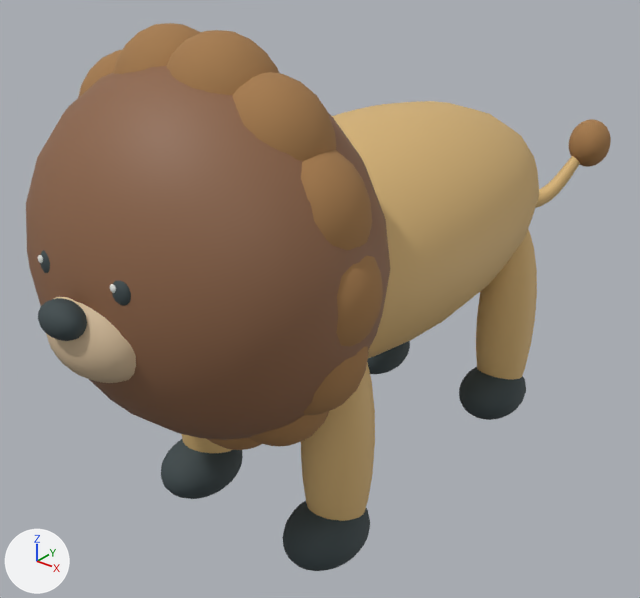
The glTF model models/city-lion.glb: old version first, new version second.
The view is the same before and after, from a 50 mm camera at (3.06, -4.34, 3.7) aimed at (-0.21, -0.25, 1.16). The axes (+X, +Y, +Z) are drawn at lower left. The lights are the same throughout. The picture after the commit comes second. Where no turn or scale is listed for an object, it has been applied to the vertices. Vertices at exactly the same position are counted once.

The first picture shows 'Animal_lion', 'Walk_BL', 'Walk_BR', 'Walk_FL', 'Walk_FR'.
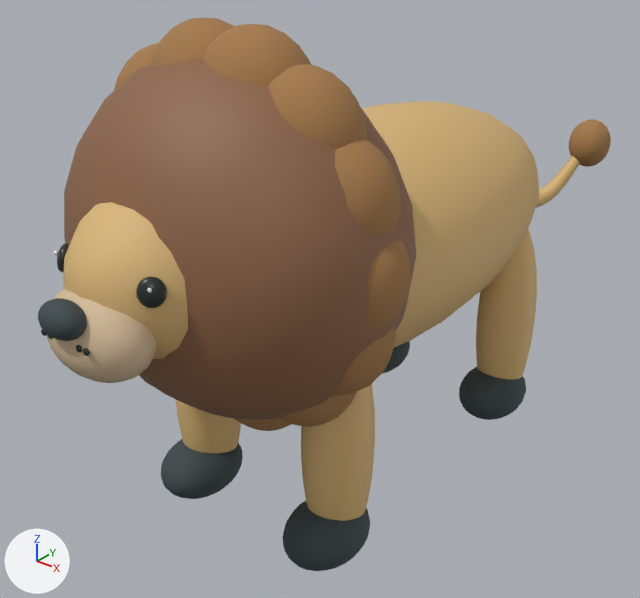
Patch to the scene script:
```diff
--- a/models/city-lion.glb.py
+++ b/models/city-lion.glb.py
@@ mat_gentle_obsidian_eyes @@
+mat_gentle_obsidian_eyes = principled_material('Gentle obsidian eyes')
+mat_gentle_obsidian_eyes.base_color = (0.018, 0.025, 0.023)  # black #242c2a
+mat_gentle_obsidian_eyes.roughness = 0.3
@@ me_sphere_121 @@
 # used by ob_animal_lion; location = (0.0, 0.0, 0.0)
-me_sphere_121.from_pydata(...)  # 7592 vertices, 15064 faces; spans x -1.04..1.04, y -2.42..2.68, z 0.85..3.05
+me_sphere_121.from_pydata(...)  # 8036 vertices, 15944 faces; spans x -1.04..1.04, y -2.42..2.68, z 0.85..3.05
+# me_sphere_121 part 1: the loose piece of 266 vertices spanning x -1.0..1.0, y -2.25..-0.65, z 0.97..2.93 is moved by (0.0, 0.23, 0.0)
+# me_sphere_121 part 2: the loose piece of 266 vertices spanning x 0.13..0.77, y -1.72..-1.16, z 2.22..2.9 is moved by (0.0, 0.23, 0.0)
+# me_sphere_121 part 3: the loose piece of 266 vertices spanning x -0.16..0.48, y -1.72..-1.16, z 2.37..3.05 is moved by (0.0, 0.23, 0.0)
+# me_sphere_121 part 4: the loose piece of 266 vertices spanning x -0.48..0.16, y -1.72..-1.16, z 2.37..3.05 is moved by (0.0, 0.23, 0.0)
+# me_sphere_121 part 5: the loose piece of 266 vertices spanning x -0.77..-0.13, y -1.72..-1.16, z 2.22..2.9 is moved by (0.0, 0.23, 0.0)
+# me_sphere_121 part 6: the loose piece of 266 vertices spanning x -0.16..0.48, y -1.72..-1.16, z 0.85..1.53 is moved by (0.0, 0.23, 0.0)
+# me_sphere_121 part 7: the loose piece of 266 vertices spanning x 0.13..0.77, y -1.72..-1.16, z 1.0..1.68 is moved by (0.0, 0.23, 0.0)
+# me_sphere_121 part 8: the loose piece of 266 vertices spanning x -0.29..-0.25, y -2.23..-2.21, z 2.07..2.11 is moved by (0.17, -0.11, -0.29), in mat_gentle_obsidian_eyes (black #242c2a)
+# me_sphere_121 part 9: the loose piece of 266 vertices spanning x 0.22..0.26, y -2.23..-2.21, z 2.07..2.11 is moved by (-0.39, -0.11, -0.29), in mat_gentle_obsidian_eyes (black #242c2a)
+# me_sphere_121 part 10: a new loose piece, a UV sphere (24 segments, 12 rings, poles along z) spanning x 0.132..0.168, y -2.347..-2.323, z 1.782..1.818, in mat_gentle_obsidian_eyes (black #242c2a)
+# me_sphere_121 part 11: the loose piece of 266 vertices spanning x -0.31..-0.19, y -2.22..-2.14, z 2.0..2.14 is deleted
+# me_sphere_121 part 12: the loose piece of 266 vertices spanning x 0.19..0.31, y -2.22..-2.14, z 2.0..2.14 is deleted
+# me_sphere_121 part 13: 2 vertices moved within x -0.33..0.33, y -2.09, z 2.04; 2106 vertices removed from x -1.04..1.04, y -2.2..-1.16, z 1.27..2.63; 2550 vertices added at x -1.04..1.04, y -2.13..-0.93, z 1.27..2.63
+# other edits to the shape of me_sphere_121 do not show in these pictures
 me_sphere_121.materials.append(mat_wildlife_lion)
@@ me_sphere_121 @@
 me_sphere_121.materials.append(mat_mane_golden_brown)
+me_sphere_121.materials.append(mat_gentle_obsidian_eyes)  # black #242c2a
```

Pixel boxes (x1, y1, x2, y2) of what changed, in the pictures (640 x 598 px; the box of a moved part takes in the faces that stretch with it):
'Animal_lion', reshaped: before (26, 23, 611, 450); after (38, 18, 611, 431)
part 1 of me_sphere_121, moved or reshaped: before (26, 66, 390, 440); after (64, 58, 417, 419)
part 2 of me_sphere_121, moved or reshaped: before (232, 72, 336, 161); after (268, 64, 367, 149)
part 3 of me_sphere_121, moved or reshaped: before (166, 30, 279, 95); after (203, 24, 311, 86)
part 4 of me_sphere_121, moved or reshaped: before (113, 23, 201, 74); after (150, 18, 235, 66)
part 5 of me_sphere_121, moved or reshaped: before (78, 49, 123, 98); after (114, 43, 159, 91)
part 6 of me_sphere_121, moved or reshaped: before (207, 438, 262, 450); after (235, 418, 291, 431)
part 7 of me_sphere_121, moved or reshaped: before (249, 411, 329, 446); after (280, 392, 357, 427)
part 8 of me_sphere_121, moved or reshaped (not visible afterwards): before (38, 255, 43, 263)
part 9 of me_sphere_121, moved or reshaped: before (110, 284, 116, 293); after (41, 329, 47, 336)
part 10 of me_sphere_121, added: after (83, 348, 90, 356)
part 11 of me_sphere_121, deleted: before (40, 250, 50, 273)
part 12 of me_sphere_121, deleted: before (112, 281, 131, 306)
part 13 of me_sphere_121, moved or reshaped: before (301, 150, 383, 415); after (54, 139, 411, 395)
